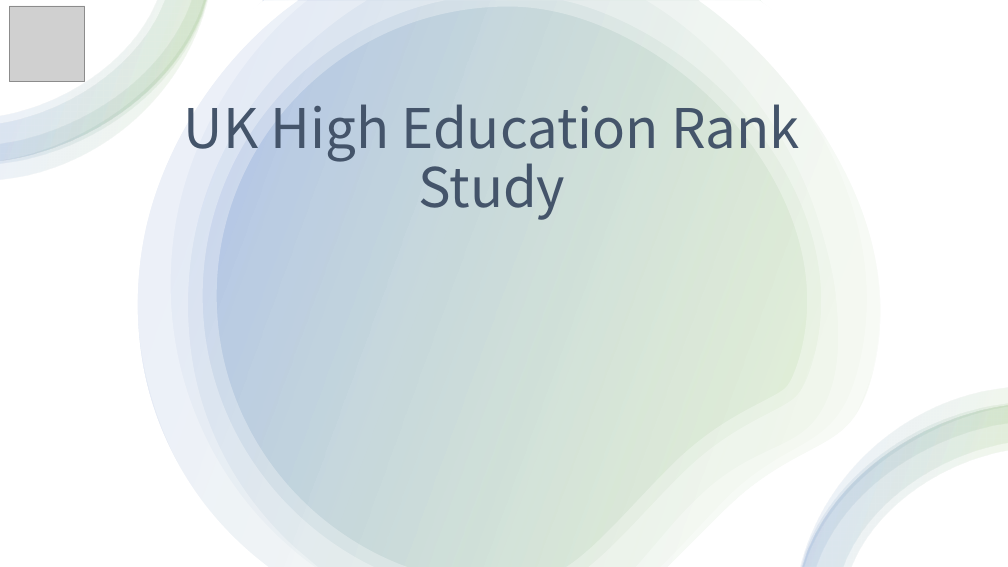
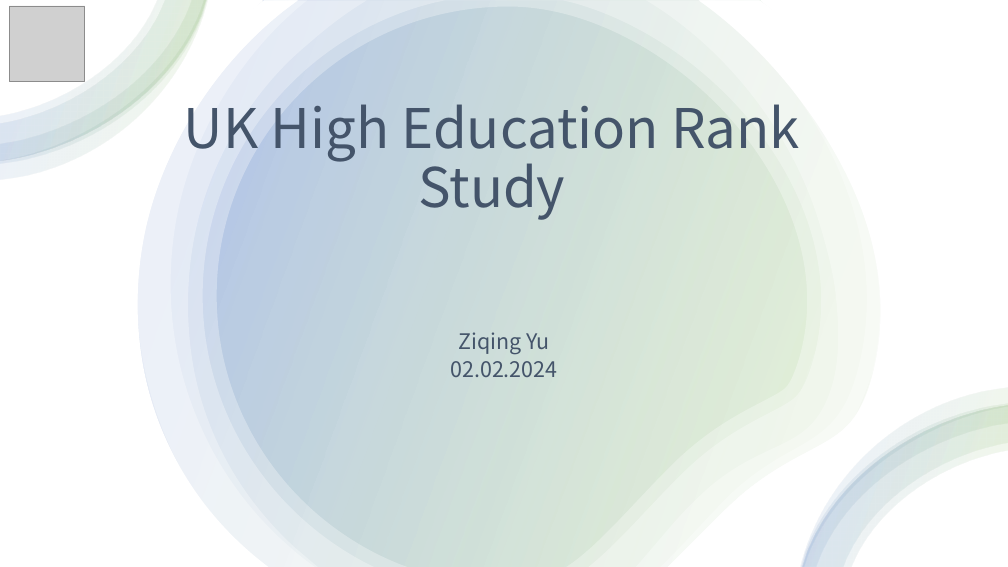
Before and after one commit to ziqing97/BilligenceCaseStudyUkUni, a slide deck: slide 1 of vortrag/Vortrag.pptx. Drawn at 1008x567 pixels with LibreOffice and Linux fonts; fonts in the diff are those of the drawing; grey boxes stand for pictures. Boxes give left, top, right and bottom in pixels: in the first picture for what was removed or moved away, otherwise in the second. Text is boxed around its words. In the diff, an @@ line names an element or a change of style, - is before the commit and + after.

```diff
--- a/vortrag/Vortrag.pptx
+++ b/vortrag/Vortrag.pptx
@@ subtitle added at [451,332,558,377], 20.4 pt, text #44546A @@
+Ziqing Yu
+02.02.2024
```
Also in this commit, not shown: 4 other slides changed, 8 slides added, 2 slides removed.
